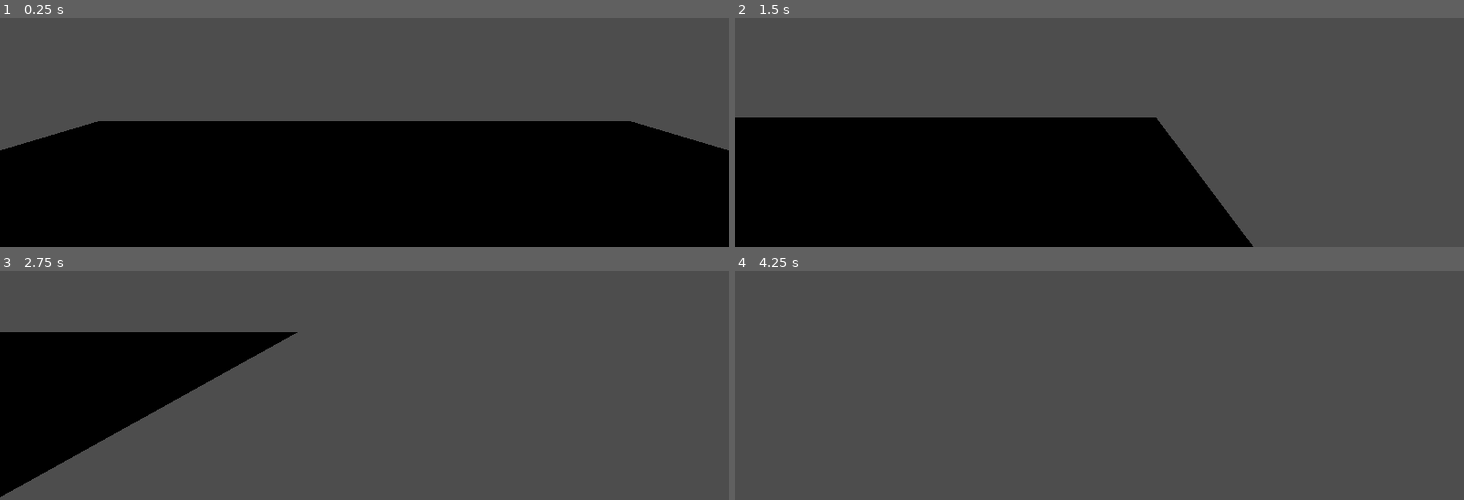
Above: before the commit, frames 1-4 (two rows, left to right).
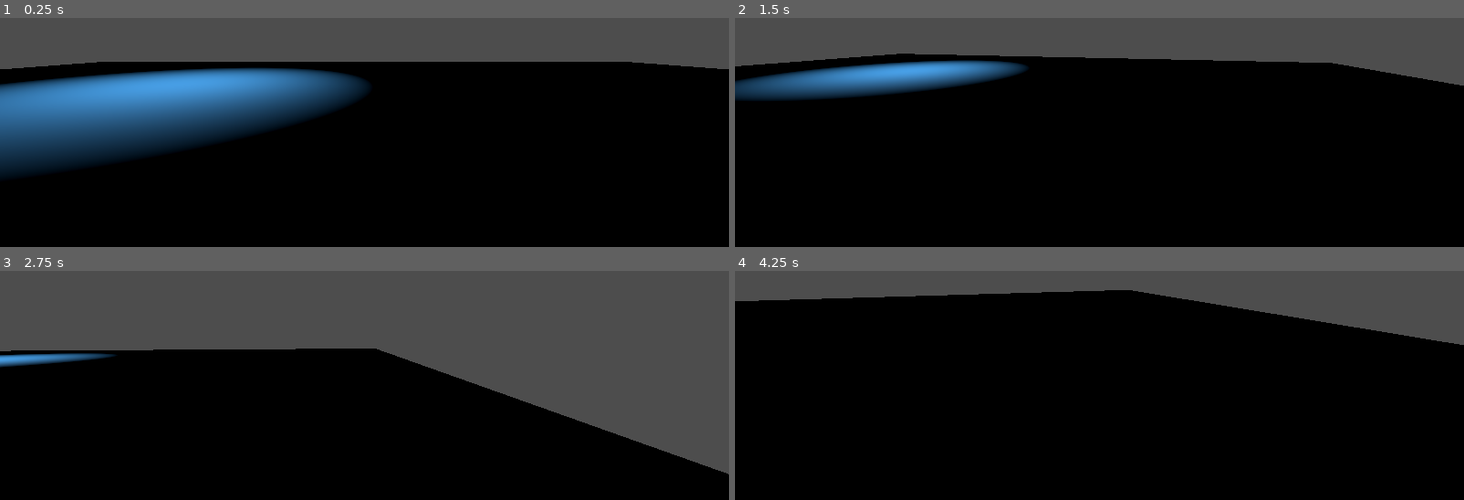
Above: after the commit, the same moments.

Repository: TTreaLL/Completely-Normal-Weekend-Getaway
Game: Godot game, scene res://main.tscn
The game is run twice, just before and just after one commit, with the same random seed, the same clock (stepped at 60 frames per second) and the same inputs.
Inputs (mouse positions are in pixels of both pictures, inside the frame that each line leads up to):
- Up to frame 1 (0.25 s): no input
- Up to frame 2 (1.5 s): tap Enter at 0.5 s; move the mouse to (1259, 22) at 0.52 s; hold D (walk_right) 0.53-1.28 s; tap Space (jump) at 0.6, 0.77, 1.07, 1.35 s; move the mouse to (953, 63) at 1.27 s; hold S (walk_back) from 1.28 s (still down)
- Up to frame 3 (2.75 s): tap Space (jump) at 1.52, 1.82, 2.1 s; move the mouse to (outside the picture) at 2.02 s; release S (walk_back) at 2.03 s; hold D (walk_right) from 2.03 s (still down)
- Up to frame 4 (4.25 s): move the mouse to (1063, 376) at 2.77 s; release D (walk_right) at 2.78 s; hold W (walk_forward) 2.78-3.53 s; tap Space (jump) at 2.85, 3.02, 3.32, 3.6, 3.77, 4.07 s; move the mouse to (1318, 355) at 3.52 s; hold A (walk_left) from 3.53 s (still down)

The runs differ from the first frame. In frame 1, 32% of the frame differs, in the area x 0-100%, y 19-70%; in frame 2, 44%; in frame 3, 44%; in frame 4, 85%, in the area x 0-100%, y 8-100%.

Commit message:
Player controller code PASTED
copy pasted code from internet, added player stuff and basic ground material. Doesn't feel like much but I did a few hours of narrative and design earlier today

Diff:
--- a/PlayerController.gd
+++ b/PlayerController.gd
@@ -1,36 +1,75 @@
-extends CharacterBody3D
+class_name Player extends CharacterBody3D
 
-const SPEED = 5.0
-const JUMP_VELOCITY = 4.5
+@export_category("Player")
+@export_range(1, 35, 1) var speed: float = 10 # m/s
+@export_range(10, 400, 1) var acceleration: float = 100 # m/s^2
+
+@export_range(0.1, 3.0, 0.1) var jump_height: float = 1 # m
+@export_range(0.1, 3.0, 0.1, "or_greater") var camera_sens: float = 1
 
 var jumping: bool = false
 var mouse_captured: bool = false
 
 var gravity: float = ProjectSettings.get_setting("physics/3d/default_gravity")
 
-var move_dir: Vector2
-var look_dir: Vector2
+var move_dir: Vector2 # Input direction for movement
+var look_dir: Vector2 # Input direction for look/aim
 
-var walk_vel: Vector3
-var grav_vel: Vector3
-var jump_vel: Vector3
+var walk_vel: Vector3 # Walking velocity
+var grav_vel: Vector3 # Gravity velocity
+var jump_vel: Vector3 # Jumping velocity
 
+@onready var camera: Camera3D = $Camera3D
 
-func _physics_process(delta):
-	if not is_on_floor():
-		velocity.y -= gravity * delta
+func _ready() -> void:
+	capture_mouse()
 
-	if Input.is_action_just_pressed("jump") && jumping == false:
-		velocity.y = JUMP_VELOCITY
-		jumping = true
+func _unhandled_input(event: InputEvent) -> void:
+	if event is InputEventMouseMotion:
+		look_dir = event.relative * 0.001
+		if mouse_captured: _rotate_camera()
+	if Input.is_action_just_pressed("jump"): jumping = true
+	if Input.is_action_just_pressed("exit"): get_tree().quit()
 
-	var input_dir = Input.get_vector("walk_left", "walk_right", "walk_forward", "walk_back")
-	var direction = (transform.basis * Vector3(input_dir.x, 0, input_dir.y)).normalized()
-	if direction:
-		velocity.x = direction.x * SPEED
-		velocity.z = direction.z * SPEED
-	else:
-		velocity.x = move_toward(velocity.x, 0, SPEED)
-		velocity.z = move_toward(velocity.z, 0, SPEED)
+func _physics_process(delta: float) -> void:
+	if mouse_captured: _handle_joypad_camera_rotation(delta)
+	velocity = _walk(delta) + _gravity(delta) + _jump(delta)
+	move_and_slide()
 
-	move_and_slide()
+func capture_mouse() -> void:
+	Input.set_mouse_mode(Input.MOUSE_MODE_CAPTURED)
+	mouse_captured = true
+
+func release_mouse() -> void:
+	Input.set_mouse_mode(Input.MOUSE_MODE_VISIBLE)
+	mouse_captured = false
+
+func _rotate_camera(sens_mod: float = 1.0) -> void:
+	camera.rotation.y -= look_dir.x * camera_sens * sens_mod
+	camera.rotation.x = clamp(camera.rotation.x - look_dir.y * camera_sens * sens_mod, -1.5, 1.5)
+
+func _handle_joypad_camera_rotation(delta: float, sens_mod: float = 1.0) -> void:
+	var joypad_dir: Vector2 = Input.get_vector("look_left","look_right","look_up","look_down")
+	if joypad_dir.length() > 0:
+		look_dir += joypad_dir * delta
+		_rotate_camera(sens_mod)
+		look_dir = Vector2.ZERO
+
+func _walk(delta: float) -> Vector3:
+	move_dir = Input.get_vector("walk_left", "walk_right", "walk_forward", "walk_back")
+	var _forward: Vector3 = camera.global_transform.basis * Vector3(move_dir.x, 0, move_dir.y)
+	var walk_dir: Vector3 = Vector3(_forward.x, 0, _forward.z).normalized()
+	walk_vel = walk_vel.move_toward(walk_dir * speed * move_dir.length(), acceleration * delta)
+	return walk_vel
+
+func _gravity(delta: float) -> Vector3:
+	grav_vel = Vector3.ZERO if is_on_floor() else grav_vel.move_toward(Vector3(0, velocity.y - gravity, 0), gravity * delta)
+	return grav_vel
+
+func _jump(delta: float) -> Vector3:
+	if jumping:
+		if is_on_floor(): jump_vel = Vector3(0, sqrt(4 * jump_height * gravity), 0)
+		jumping = false
+		return jump_vel
+	jump_vel = Vector3.ZERO if is_on_floor() else jump_vel.move_toward(Vector3.ZERO, gravity * delta)
+	return jump_vel
--- a/main.tscn
+++ b/main.tscn
@@ -1,25 +1,30 @@
-[gd_scene load_steps=5 format=3 uid="uid://q2php0b5m6as"]
+[gd_scene load_steps=6 format=3 uid="uid://q2php0b5m6as"]
 
 [ext_resource type="Script" path="res://PlayerController.gd" id="2_lvpnv"]
 
+[sub_resource type="StandardMaterial3D" id="StandardMaterial3D_f2tdc"]
+albedo_color = Color(0.145098, 0.423529, 0.635294, 1)
+
 [sub_resource type="PlaneMesh" id="PlaneMesh_p85yc"]
-size = Vector2(10.095, 10.205)
+material = SubResource("StandardMaterial3D_f2tdc")
 
 [sub_resource type="HeightMapShape3D" id="HeightMapShape3D_8r53f"]
-map_width = 13
-map_depth = 14
-map_data = PackedFloat32Array(0, 0, 0, 0, 0, 0, 0, 0, 0, 0, 0, 0, 0, 0, 0, 0, 0, 0, 0, 0, 0, 0, 0, 0, 0, 0, 0, 0, 0, 0, 0, 0, 0, 0, 0, 0, 0, 0, 0, 0, 0, 0, 0, 0, 0, 0, 0, 0, 0, 0, 0, 0, 0, 0, 0, 0, 0, 0, 0, 0, 0, 0, 0, 0, 0, 0, 0, 0, 0, 0, 0, 0, 0, 0, 0, 0, 0, 0, 0, 0, 0, 0, 0, 0, 0, 0, 0, 0, 0, 0, 0, 0, 0, 0, 0, 0, 0, 0, 0, 0, 0, 0, 0, 0, 0, 0, 0, 0, 0, 0, 0, 0, 0, 0, 0, 0, 0, 0, 0, 0, 0, 0, 0, 0, 0, 0, 0, 0, 0, 0, 0, 0, 0, 0, 0, 0, 0, 0, 0, 0, 0, 0, 0, 0, 0, 0, 0, 0, 0, 0, 0, 0, 0, 0, 0, 0, 0, 0, 0, 0, 0, 0, 0, 0, 0, 0, 0, 0, 0, 0, 0, 0, 0, 0, 0, 0, 0, 0, 0, 0, 0, 0)
+map_width = 3
+map_depth = 3
+map_data = PackedFloat32Array(0, 0, 0, 0, 0, 0, 0, 0, 0)
 
 [sub_resource type="CapsuleShape3D" id="CapsuleShape3D_q0mcv"]
 
 [node name="A-Very-Normal-Weekend-Getaway" type="Node3D"]
 
-[node name="Ground" type="MeshInstance3D" parent="."]
+[node name="StaticBody3D" type="StaticBody3D" parent="."]
+transform = Transform3D(20, 0, 0, 0, 1, 0, 0, 0, 20, 0, 0, 0)
+
+[node name="Ground" type="MeshInstance3D" parent="StaticBody3D"]
 mesh = SubResource("PlaneMesh_p85yc")
+skeleton = NodePath("../..")
 
-[node name="StaticBody3D" type="StaticBody3D" parent="Ground"]
-
-[node name="CollisionShape3D" type="CollisionShape3D" parent="Ground/StaticBody3D"]
+[node name="CollisionShape3D" type="CollisionShape3D" parent="StaticBody3D"]
 shape = SubResource("HeightMapShape3D_8r53f")
 
 [node name="Player" type="CharacterBody3D" parent="."]
@@ -31,3 +36,10 @@
 
 [node name="Camera3D" type="Camera3D" parent="Player"]
 transform = Transform3D(1, 0, 0, 0, 1, 0, 0, 0, 1, 0, 1.5, 0)
+
+[node name="SpotLight3D" type="SpotLight3D" parent="."]
+transform = Transform3D(1, 0, 0, 0, -4.37114e-08, 1, 0, -1, -4.37114e-08, -6.40902, 9.27071, -9.06949)
+light_energy = 20.0
+light_size = 0.262
+spot_range = 14.905
+spot_angle = 35.91
